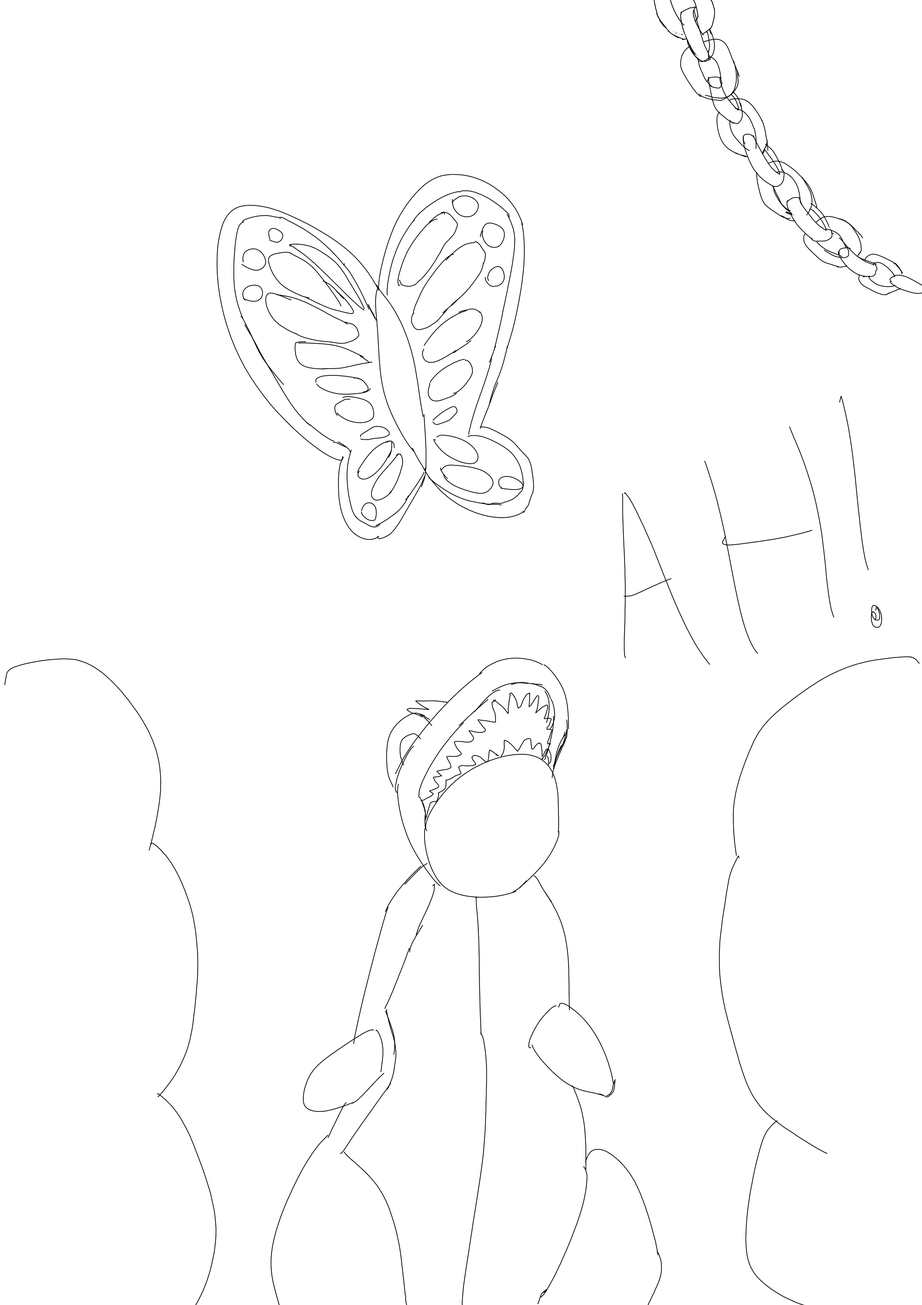
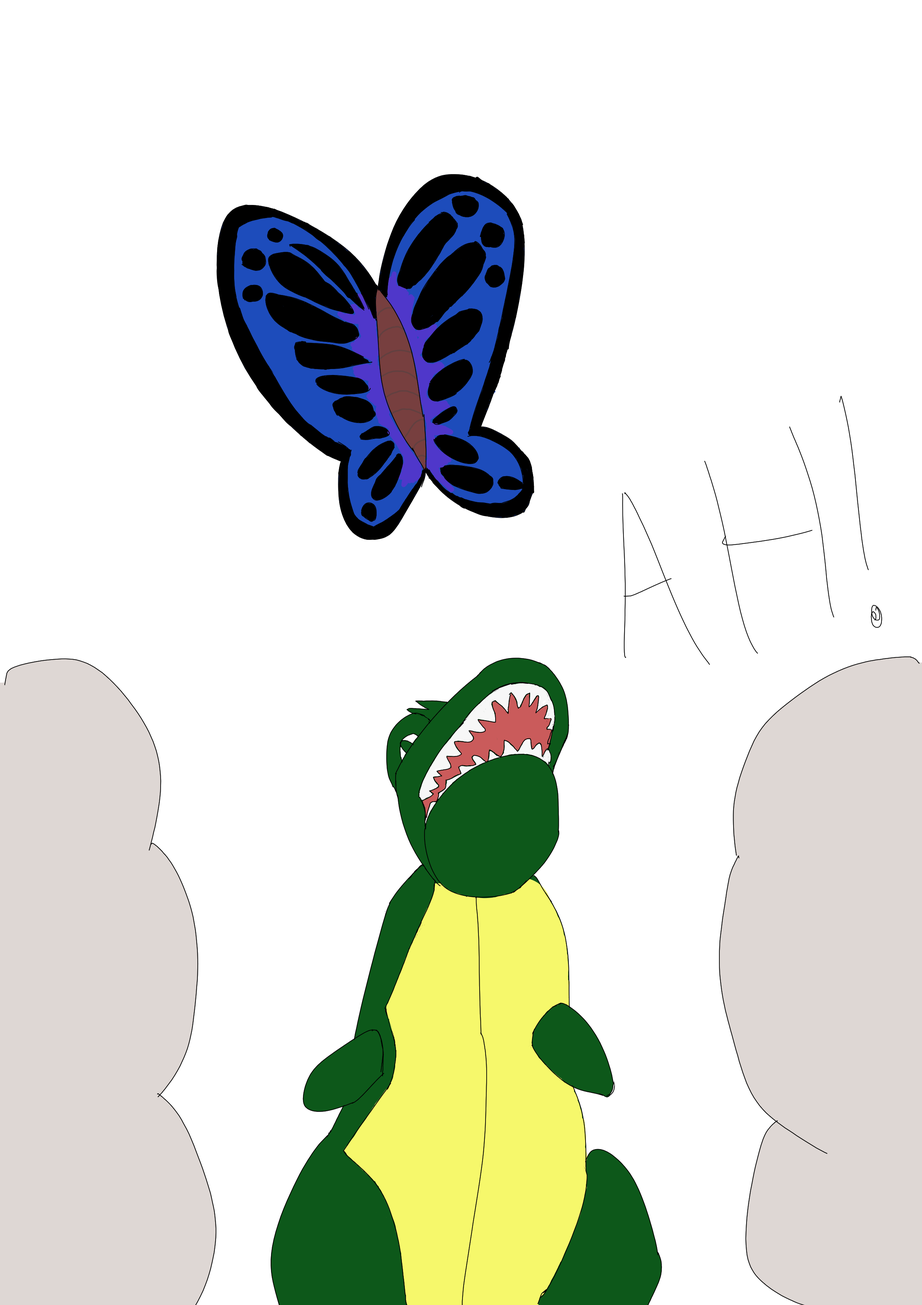
Layered file, before and after one edit (922x1305). Changes by layer:
painted on "Layer 2" over 0, 0, 922, 1305
added layer "Colorize Mask 1" above "Layer 1" over 0, 0, 922, 1305
showed "Layer 1", painted on it over 0, 0, 922, 1305
